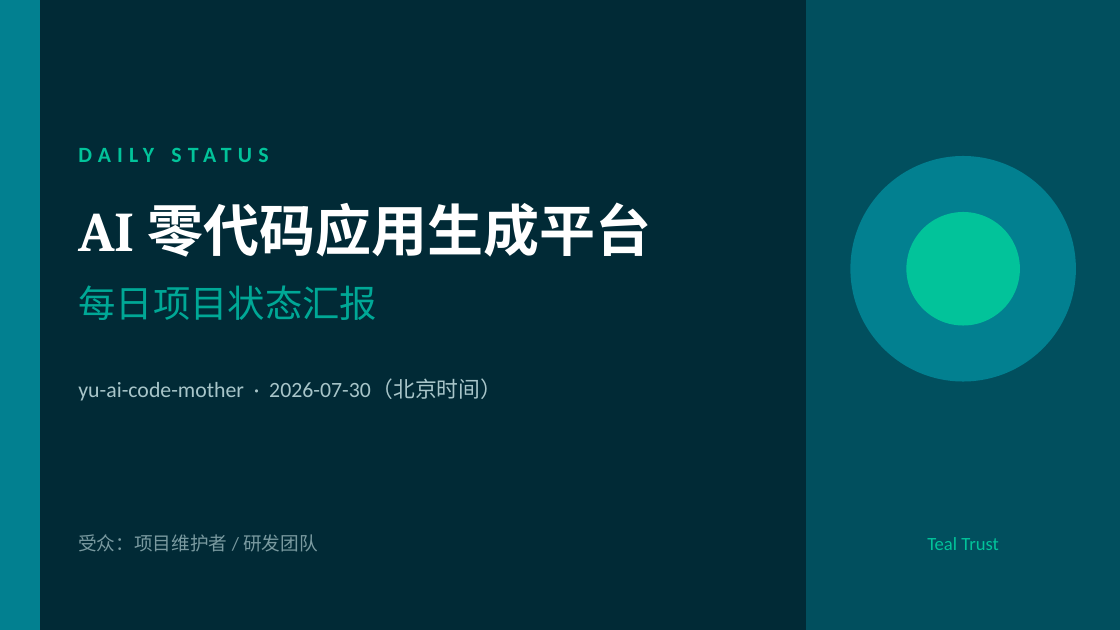
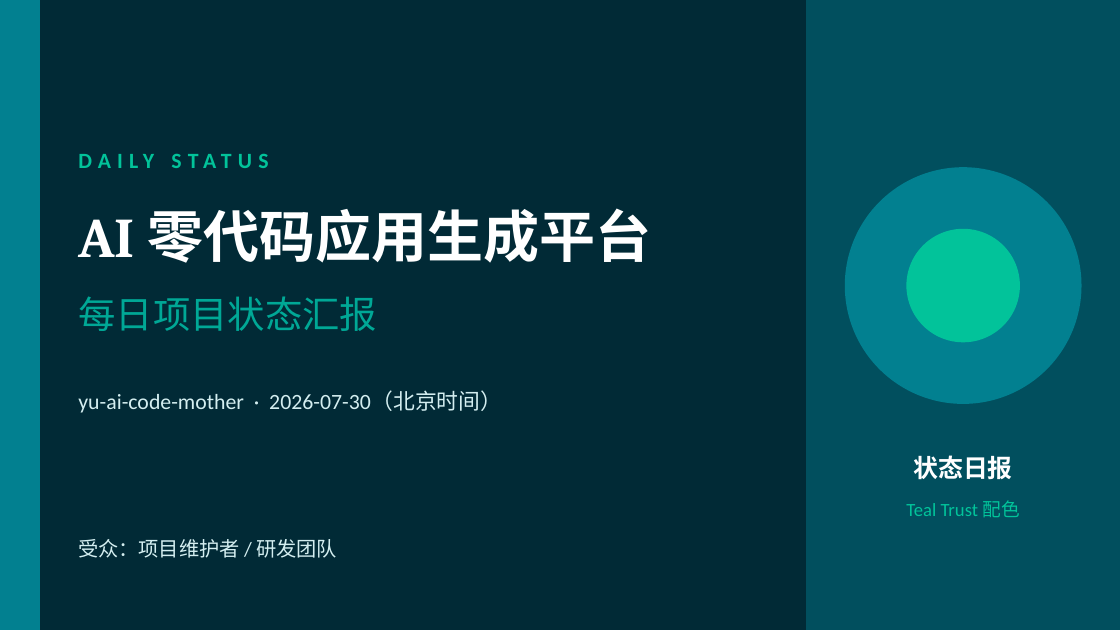
Before and after one commit to liyupi/yu-ai-code-mother, a slide deck: slide 1 of docs/reports/project-status-2026-07-30.pptx. Drawn at 1120x630 pixels with LibreOffice and Linux fonts; fonts in the diff are those of the drawing. Boxes give left, top, right and bottom in pixels: in the first picture for what was removed or moved away, otherwise in the second. Text is boxed around its words. In the diff, an @@ line names an element or a change of style, - is before the commit and + after.

```diff
--- a/docs/reports/project-status-2026-07-30.pptx
+++ b/docs/reports/project-status-2026-07-30.pptx
@@ text "DAILY STATUS": place and size @@
-text "DAILY STATUS" at [78,134,750,174]
+text "DAILY STATUS" at [78,140,750,179]
@@ ellipse: place and size @@
-ellipse at [851,157,1075,381]
+ellipse at [846,168,1081,403]
@@ text "AI 零代码应用生成平台": place and size @@
-text "AI 零代码应用生成平台" at [78,202,651,257]
+text "AI 零代码应用生成平台" at [78,208,651,263]
@@ ellipse: place and size @@
-ellipse at [907,213,1019,325]
+ellipse at [907,230,1019,342]
@@ text "每日项目状态汇报": place and size @@
-text "每日项目状态汇报" at [78,285,377,320]
+text "每日项目状态汇报" at [78,296,377,331]
@@ text "yu-ai-code-mother · 2026-07-30（北京时间）": place and size @@
-text "yu-ai-code-mother · 2026-07-30（北京时间）" at [78,379,502,401]
+text "yu-ai-code-mother · 2026-07-30（北京时间）" at [78,390,502,413]
@@ text "yu-ai-code-mother · 2026-07-30（北京时间）" at [78,390,502,413]: text colour #A8C5C9 to #D4EEF0 @@
@@ text added at [914,455,1013,480], 16 pt, text #FFFFFF, bold @@
+状态日报
@@ text at [906,500,1019,517]: text changed @@
-Teal Trust
+Teal Trust 配色
@@ text "受众：项目维护者 / 研发团队" at [78,539,337,558]: size 12 to 13 pt, text colour #7A9AA0 to #D4EEF0 @@
```
Also in this commit, not shown: 9 other slides changed.
